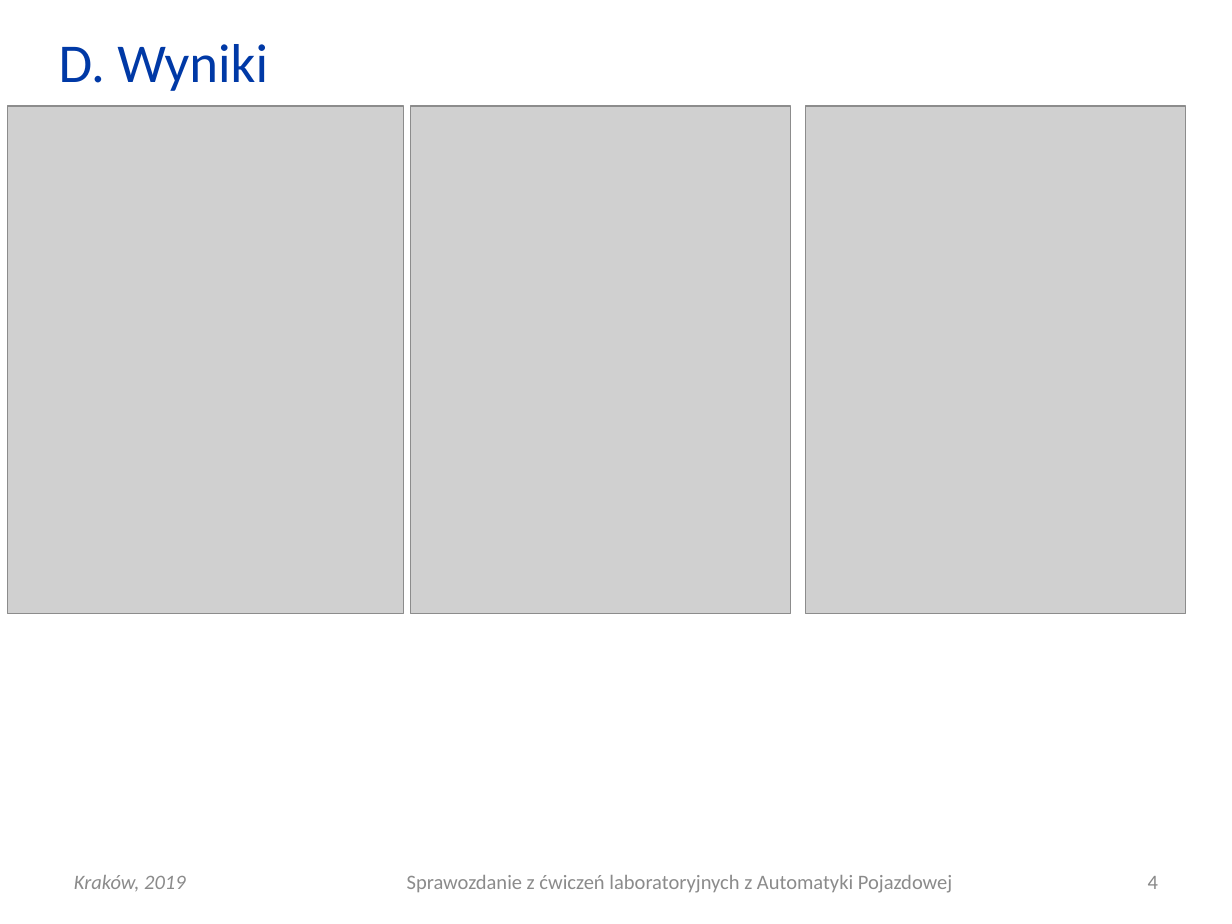
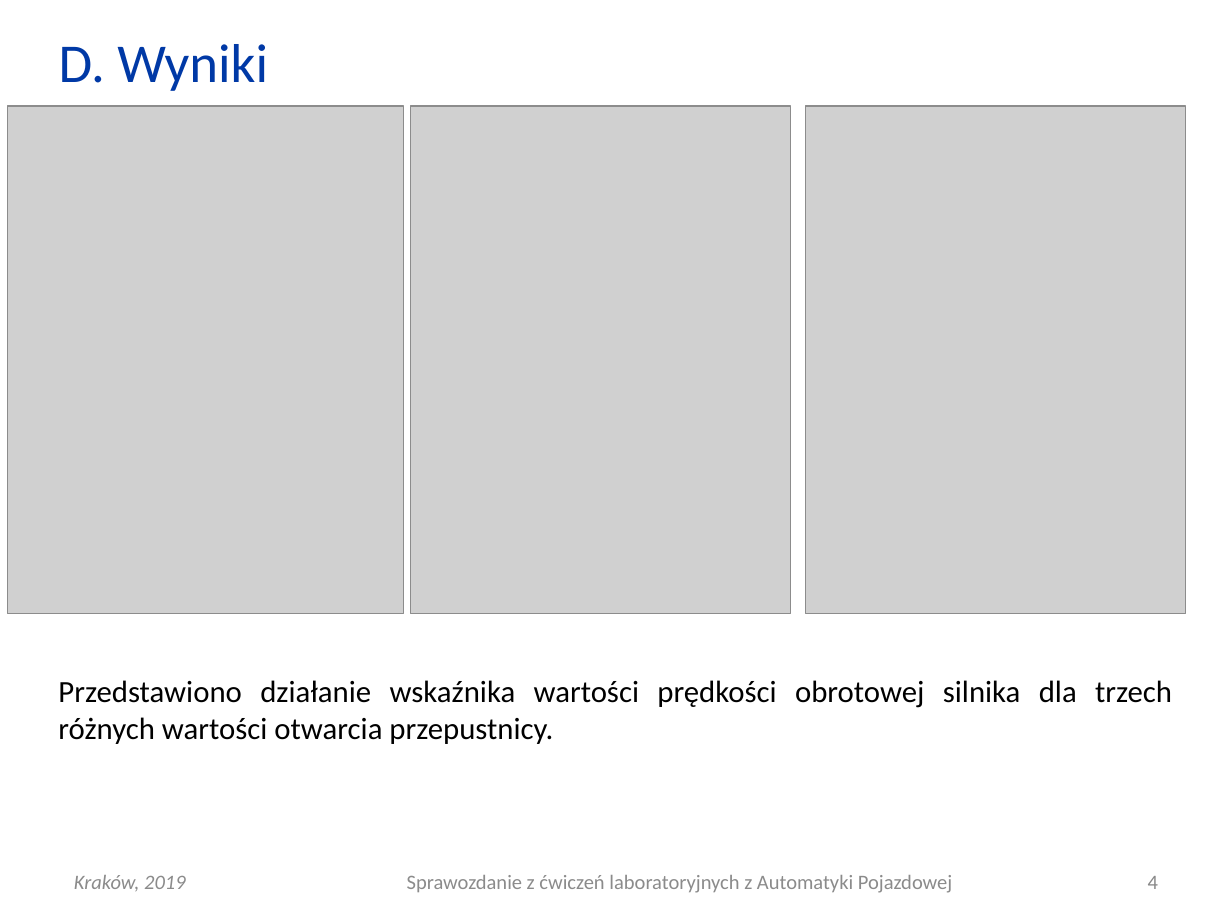
Before and after one commit to Katarzyna-W/AP, a slide deck: slide 4 of Lab5_dane/AP_L05_20190327_0800_G01.pptx. Drawn at 1232x924 pixels with LibreOffice and Linux fonts; fonts in the diff are those of the drawing; grey boxes stand for pictures. Boxes give left, top, right and bottom in pixels: in the first picture for what was removed or moved away, otherwise in the second. Text is boxed around its words. In the diff, an @@ line names an element or a change of style, - is before the commit and + after.

```diff
--- a/Lab5_dane/AP_L05_20190327_0800_G01.pptx
+++ b/Lab5_dane/AP_L05_20190327_0800_G01.pptx
@@ text added at [58, 680, 1172, 744], 18 pt, text #000000 @@
+Przedstawiono działanie wskaźnika wartości prędkości obrotowej silnika dla trzech różnych wartości otwarcia przepustnicy.
```
Also in this commit, not shown: 2 other slides changed, 8 other files.
